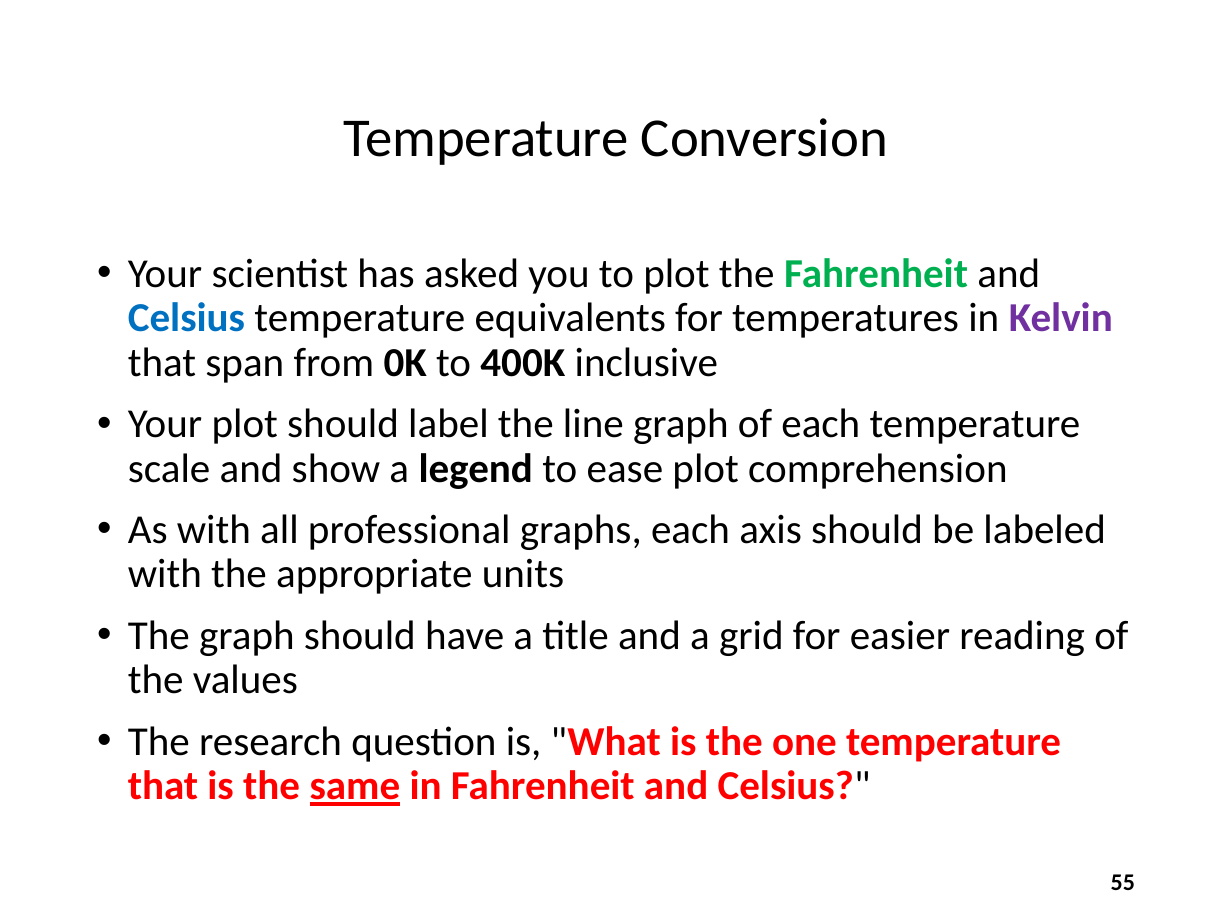
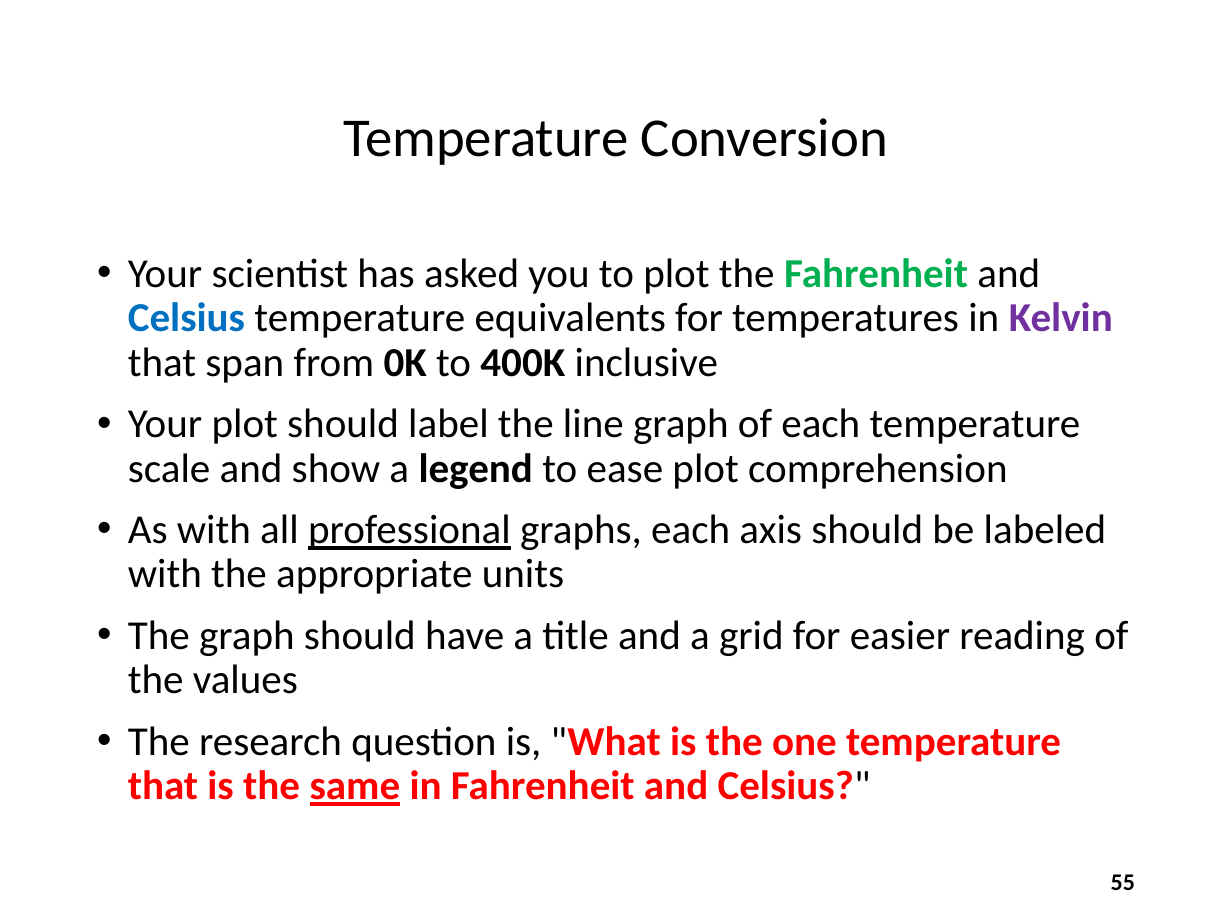
Before and after one commit to dbiersach/scicomp101, a slide deck: slide 55 of Session 05 - Cartesian Graphs and Conic Sections/Session 05 - Cartesian Graphs and Conic Sections.pptx. Drawn at 1232x924 pixels with LibreOffice and Linux fonts; fonts in the diff are those of the drawing. Boxes give left, top, right and bottom in pixels: in the first picture for what was removed or moved away, otherwise in the second. Text is boxed around its words. In the diff, an @@ line names an element or a change of style, - is before the commit and + after.

```diff
--- a/Session 05 - Cartesian Graphs and Conic Sections/Session 05 - Cartesian Graphs and Conic Sections.pptx
+++ b/Session 05 - Cartesian Graphs and Conic Sections/Session 05 - Cartesian Graphs and Conic Sections.pptx
@@ text at (128, 514, 1106, 594): underline on in "professional" @@
```
Also in this commit, not shown: 3 other slides changed.
